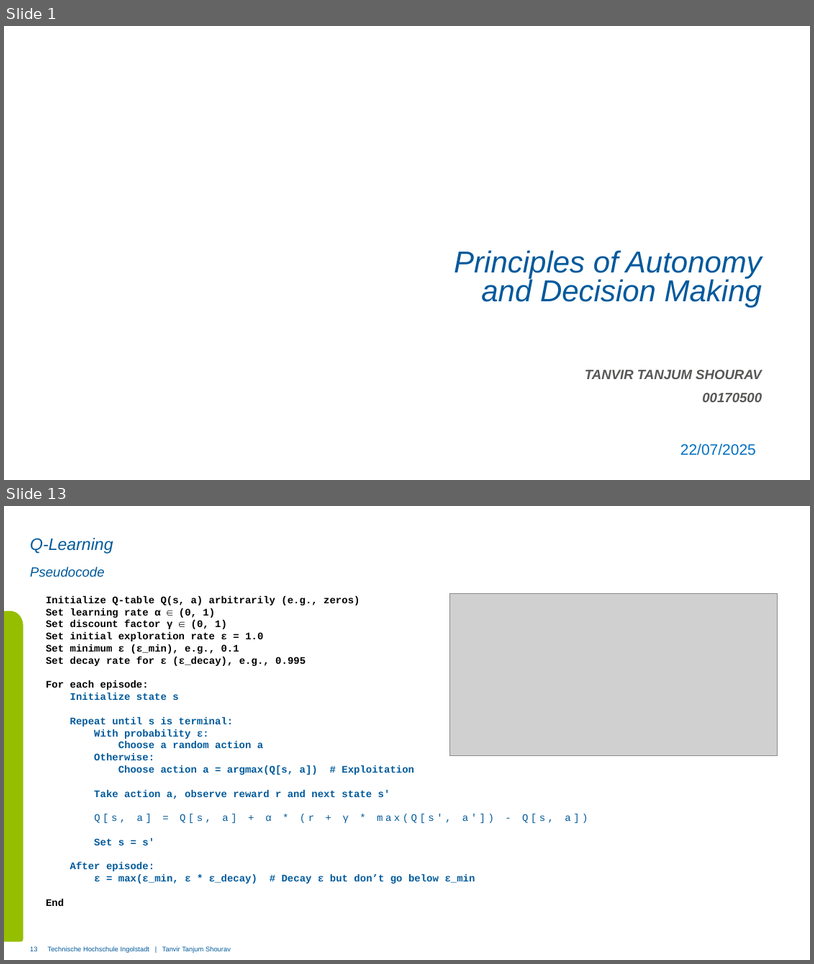
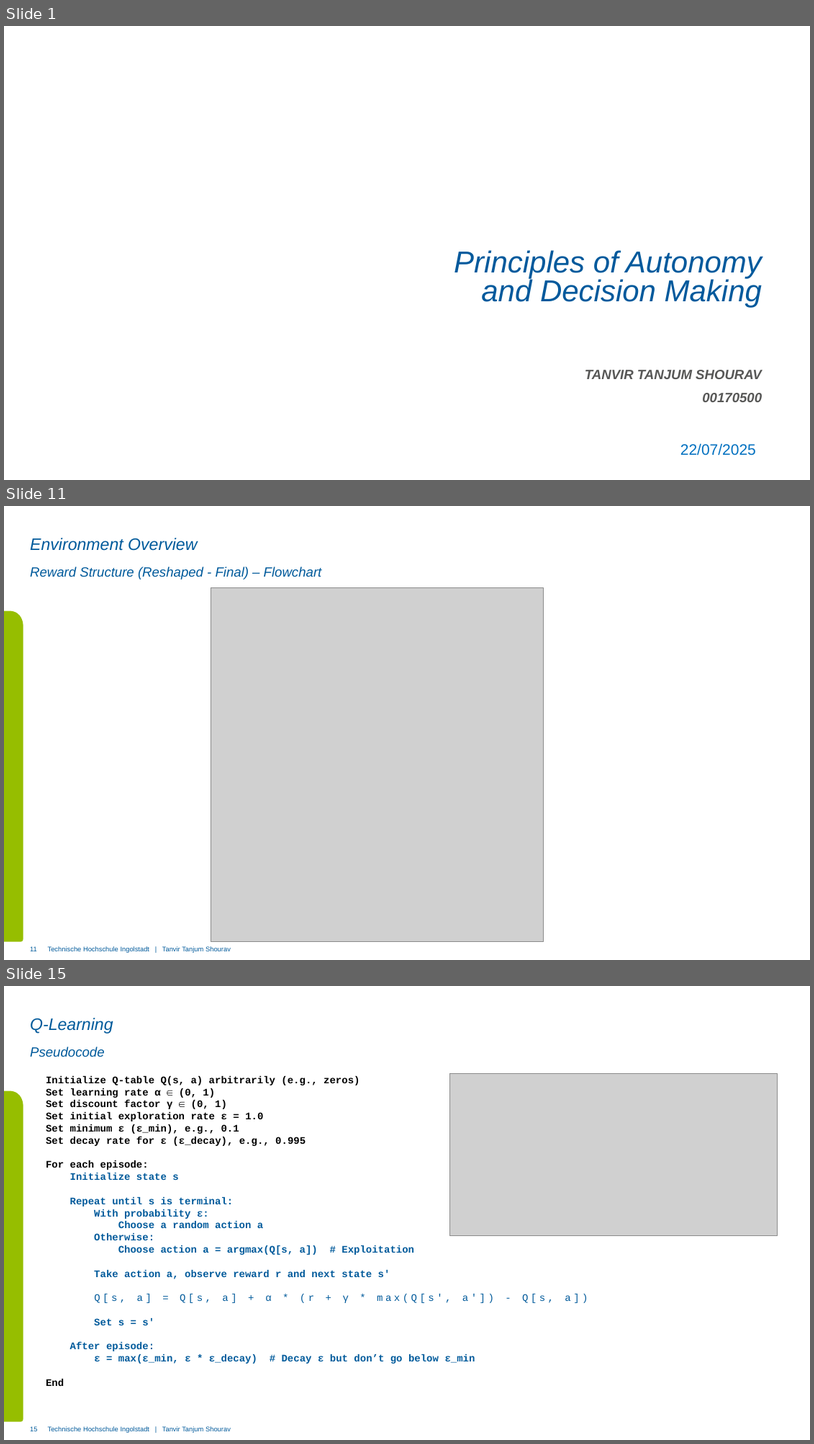
Before and after one commit to tanvirtanjum/THI_SS2025_PADM_PROJECT, a slide deck: Presentation and submission/PADM_00170500.pptx. Shown one above the other, each under a label of ours: slides 1 and 13 before the commit, slides 1, 11 and 15 after it; the slides between them are not shown. The pictures are 814x964 and 814x1444 pixels, drawn with LibreOffice and Linux fonts; fonts in the diff are those of the drawing; grey boxes stand for pictures; background and template pictures are left out. Boxes give left, top, right and bottom in pixels: in the first picture for what was removed or moved away, otherwise in the second. Text is boxed around its words. In the diff, an @@ line names an element or a change of style, - is before the commit and + after.

```diff
--- a/Presentation and submission/PADM_00170500.pptx
+++ b/Presentation and submission/PADM_00170500.pptx
@@ slide 11 added at <box>4,506,810,960</box>, background #FFFFFF; not listed: 2 template elements that a slide beside it also shows @@
@@ title added at <box>30,538,197,551</box>, 19.8 pt, text #005A9B, italic @@
+Environment Overview
@@ subtitle added at <box>30,566,322,579</box>, 16 pt, text #005A9B, italic @@
+Reward Structure (Reshaped - Final) – Flowchart
@@ picture added at <box>211,588,544,942</box> @@
@@ page number added at <box>30,946,37,951</box>, 8 pt, text #005A9B @@
+11
@@ what was slide 13 is now slide 15 @@
```
Also in this commit, not shown: 11 slides changed, 1 other slide added, 5 other files.
